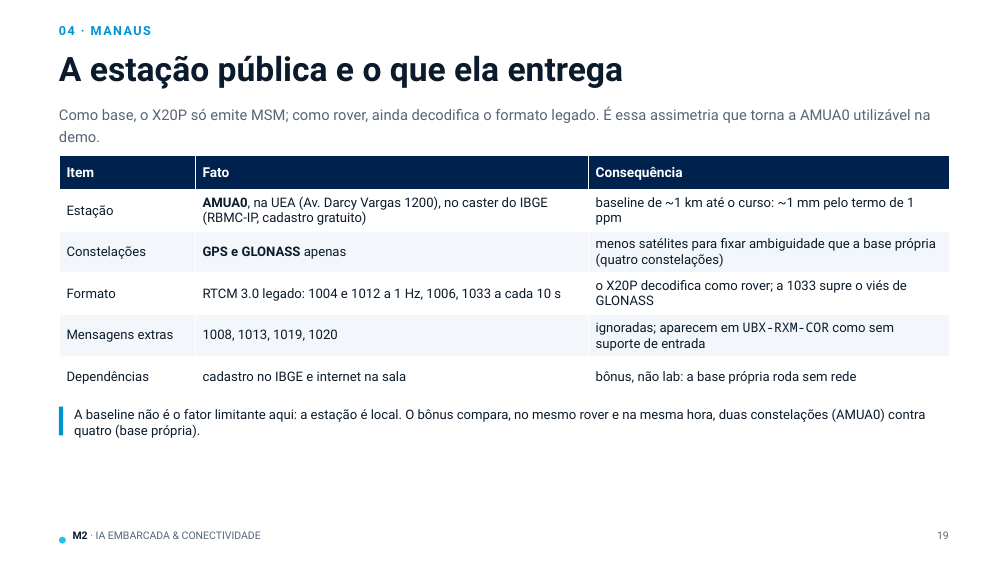
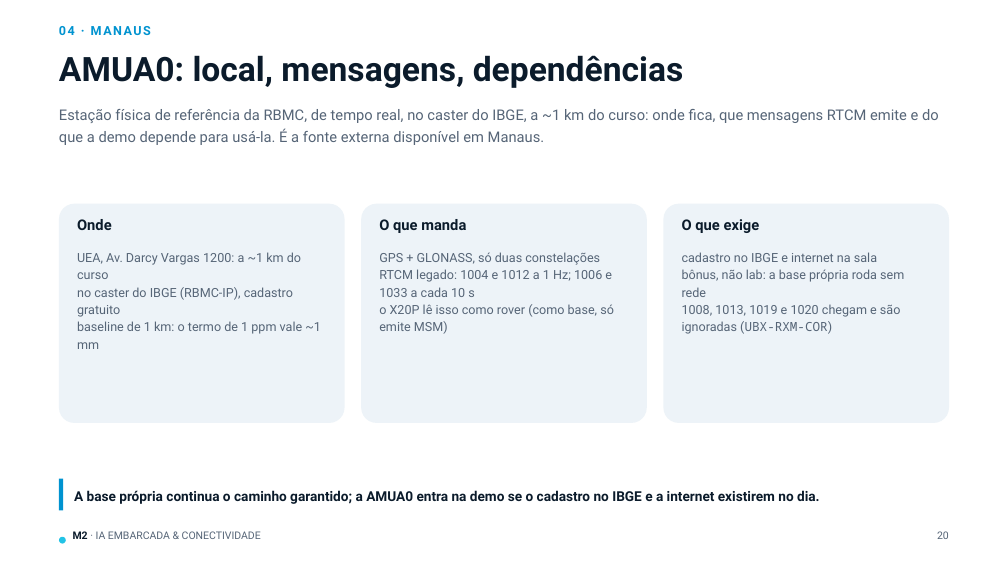
Before and after one commit to joaodullius/nrf-manaus-2, a slide deck: slide 20 of doc/gnss/M2-08_Correcoes_GNSS.pptx (slide 19 before the commit). Drawn at 1008x567 pixels with LibreOffice and Linux fonts; fonts in the diff are those of the drawing. Boxes give left, top, right and bottom in pixels: in the first picture for what was removed or moved away, otherwise in the second. Text is boxed around its words. In the diff, an @@ line names an element or a change of style, - is before the commit and + after.

```diff
--- a/doc/gnss/M2-08_Correcoes_GNSS.pptx
+++ b/doc/gnss/M2-08_Correcoes_GNSS.pptx
@@ text at (59,55,684,88): text changed @@
-A estação pública e o que ela entrega
+AMUA0: local, mensagens, dependências
@@ text at (59,109,939,145): text changed @@
-Como base, o X20P só emite MSM; como rover, ainda decodifica o formato legado. É essa assimetria que torna a AMUA0 utilizável na demo.
+Estação física de referência da RBMC, de tempo real, no caster do IBGE, a ~1 km do curso: onde fica, que mensagens RTCM emite e do que a demo depende para usá-la. É a fonte externa disponível em Manaus.
@@ table removed at (59,156,949,398), 6 rows, 3 columns @@
-Item | Fato | Consequência
-Estação | AMUA0, na UEA (Av. Darcy Vargas 1200), no caster do IBGE (RBMC-IP, cadastro gratuito) | baseline de ~1 km até o curso: ~1 mm pelo termo de 1 ppm
-Constelações | GPS e GLONASS apenas | menos satélites para fixar ambiguidade que a base própria (quatro constelações)
-Formato | RTCM 3.0 legado: 1004 e 1012 a 1 Hz, 1006, 1033 a cada 10 s | o X20P decodifica como rover; a 1033 supre o viés de GLONASS
-Mensagens extras | 1008, 1013, 1019, 1020 | ignoradas; aparecem em UBX-RXM-COR como sem suporte de entrada
-Dependências | cadastro no IBGE e internet na sala | bônus, não lab: a base própria roda sem rede
@@ rounded rectangle added at (59,203,345,423), fill #EDF3F8 @@
@@ rounded rectangle added at (361,203,647,423), fill #EDF3F8 @@
@@ rounded rectangle added at (664,203,950,423), fill #EDF3F8 @@
@@ text added at (77,219,112,230), 14 pt, text #0B1B2B, bold @@
+Onde
@@ text added at (379,219,466,233), 14 pt, text #0B1B2B, bold @@
+O que manda
@@ text added at (682,219,760,233), 14 pt, text #0B1B2B, bold @@
+O que exige
@@ text at (77,252,321,349): text changed; size 12.5 to 12 pt; text colour #0B1B2B to #566577 @@
-A baseline não é o fator limitante aqui: a estação é local. O bônus compara, no mesmo rover e na mesma hora, duas constelações (AMUA0) contra quatro (base própria).
+UEA, Av. Darcy Vargas 1200: a ~1 km do curso
+no caster do IBGE (RBMC-IP), cadastro gratuito
+baseline de 1 km: o termo de 1 ppm vale ~1 mm
@@ text "UEA, Av. Darcy Vargas 1200: ..." at (77,252,321,349): vertical alignment middle to top @@
@@ text added at (379,252,614,334), 12 pt, text #566577 @@
+GPS + GLONASS, só duas constelações
+RTCM legado: 1004 e 1012 a 1 Hz; 1006 e 1033 a cada 10 s
+o X20P lê isso como rover (como base, só emite MSM)
@@ text added at (682,252,904,334), 12 pt, text #566577 @@
+cadastro no IBGE e internet na sala
+bônus, não lab: a base própria roda sem rede
+1008, 1013, 1019 e 1020 chegam e são ignoradas (UBX-RXM-COR)
@@ rectangle: place and size @@
-rectangle at (59,407,64,436)
+rectangle at (59,479,64,510)
@@ text added at (74,490,820,504), 13 pt, text #0B1B2B, bold @@
+A base própria continua o caminho garantido; a AMUA0 entra na demo se o cadastro no IBGE e a internet existirem no dia.
@@ text at (937,531,949,539): text changed @@
-19
+20
```
Also in this commit, not shown: 7 other slides changed, 3 slides added, 2 slides removed, 44 other files.
